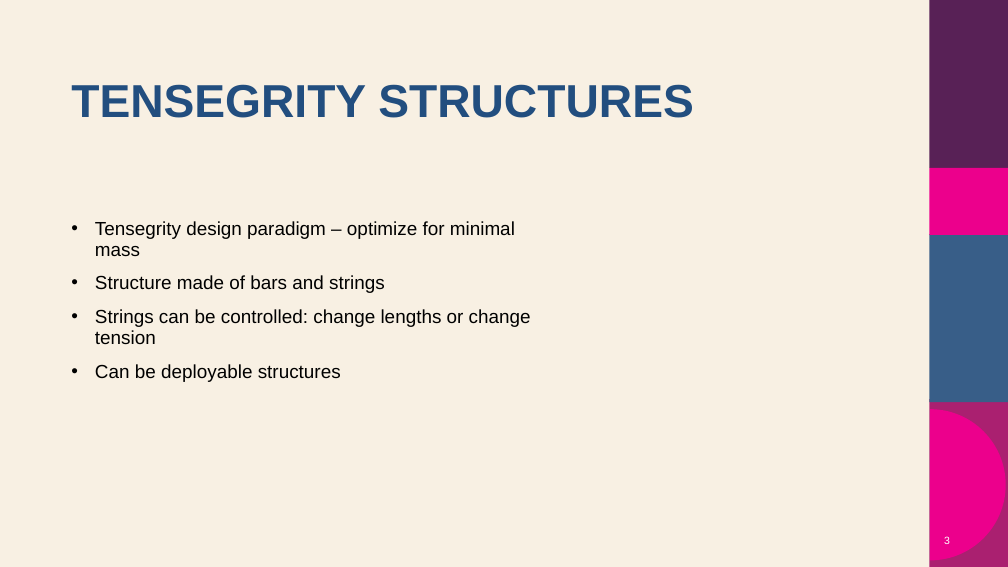
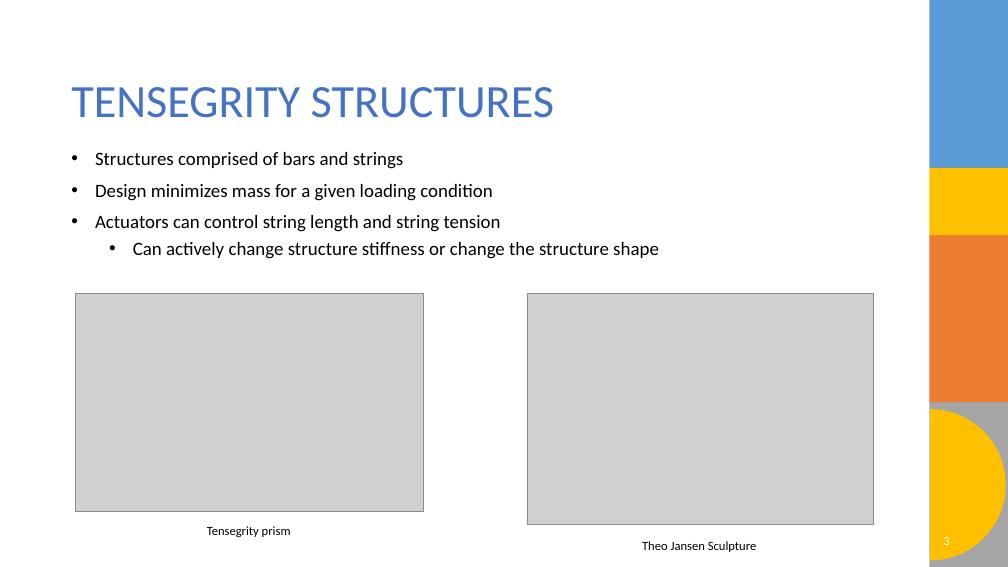
Before and after one commit to o-blip/school-2025-fall, a slide deck: slide 3 of Optimal_Controls/Project/Project Slides.pptx. Drawn at 1008x567 pixels with LibreOffice and Linux fonts; fonts in the diff are those of the drawing; grey boxes stand for pictures; background and template pictures are left out. Boxes give left, top, right and bottom in pixels: in the first picture for what was removed or moved away, otherwise in the second. Text is boxed around its words. In the diff, an @@ line names an element or a change of style, - is before the commit and + after.

```diff
--- a/Optimal_Controls/Project/Project Slides.pptx
+++ b/Optimal_Controls/Project/Project Slides.pptx
@@ background #F8F0E3 to #FFFFFF @@
@@ rectangle at (x1=929, y1=0, x2=1008, y2=168): fill #582156 to #5B9BD5 @@
@@ title "TENSEGRITY STRUCTURES" at (x1=71, y1=87, x2=554, y2=118): font Arial to Calibri, text colour #224E7F to #4472C4, bold off @@
@@ text at (x1=95, y1=152, x2=659, y2=259): text changed; font Arial to Calibri @@
-• Tensegrity design paradigm – optimize for minimal mass
-• Structure made of bars and strings
-• Strings can be controlled: change lengths or change tension
-• Can be deployable structures
+• Structures comprised of bars and strings
+• Design minimizes mass for a given loading condition
+• Actuators can control string length and string tension
+  • Can actively change structure stiffness or change the structure shape
@@ rectangle at (x1=929, y1=168, x2=1008, y2=235): fill #EC008C to #FFC000 @@
@@ rectangle at (x1=929, y1=234, x2=1008, y2=402): fill #385E88 to #ED7D31 @@
@@ picture added at (x1=75, y1=293, x2=423, y2=511) @@
@@ picture added at (x1=527, y1=293, x2=874, y2=525) @@
@@ rectangle at (x1=929, y1=399, x2=1008, y2=567): fill #AA2070 to #A5A5A5 @@
@@ freeform shape at (x1=930, y1=409, x2=1006, y2=560): fill #EC008C to #FFC000 @@
@@ text added at (x1=207, y1=526, x2=291, y2=537), 12 pt, text #000000 @@
+Tensegrity prism
@@ page number at (x1=943, y1=537, x2=949, y2=545): size 10 to 12 pt, font Arial to Calibri @@
@@ text added at (x1=642, y1=541, x2=756, y2=552), 12 pt, text #000000 @@
+Theo Jansen Sculpture
```
Also in this commit, not shown: 7 other slides changed, 2 slides added, 2 slides removed.
